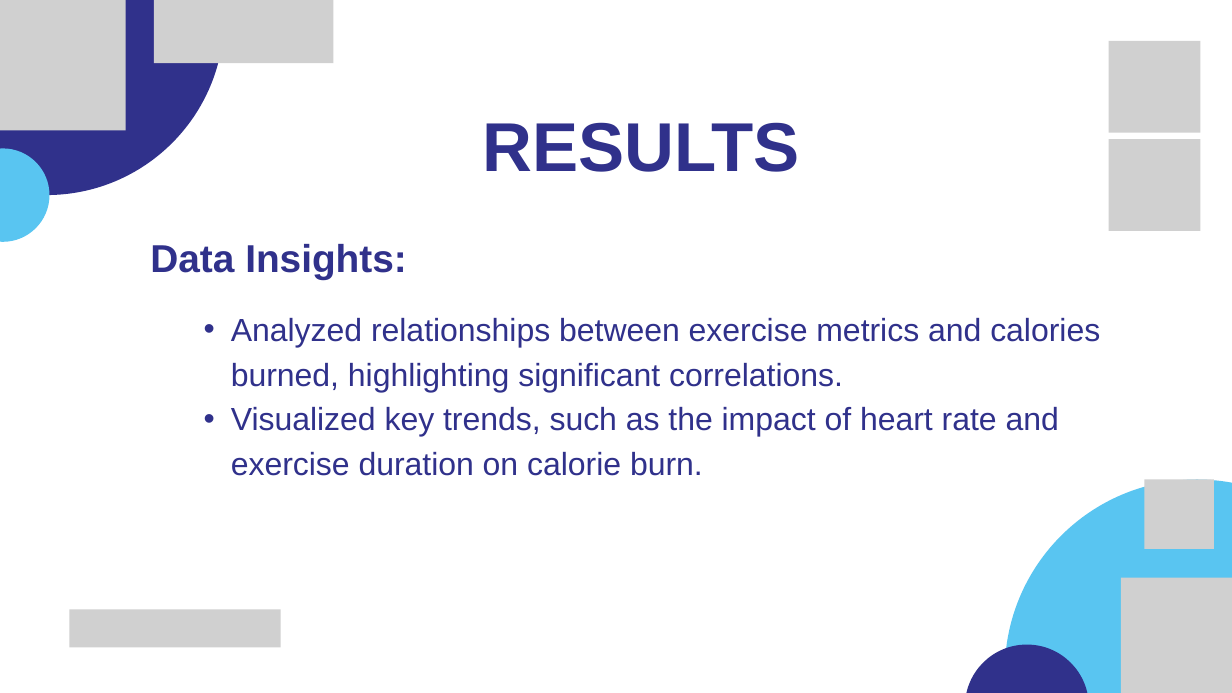
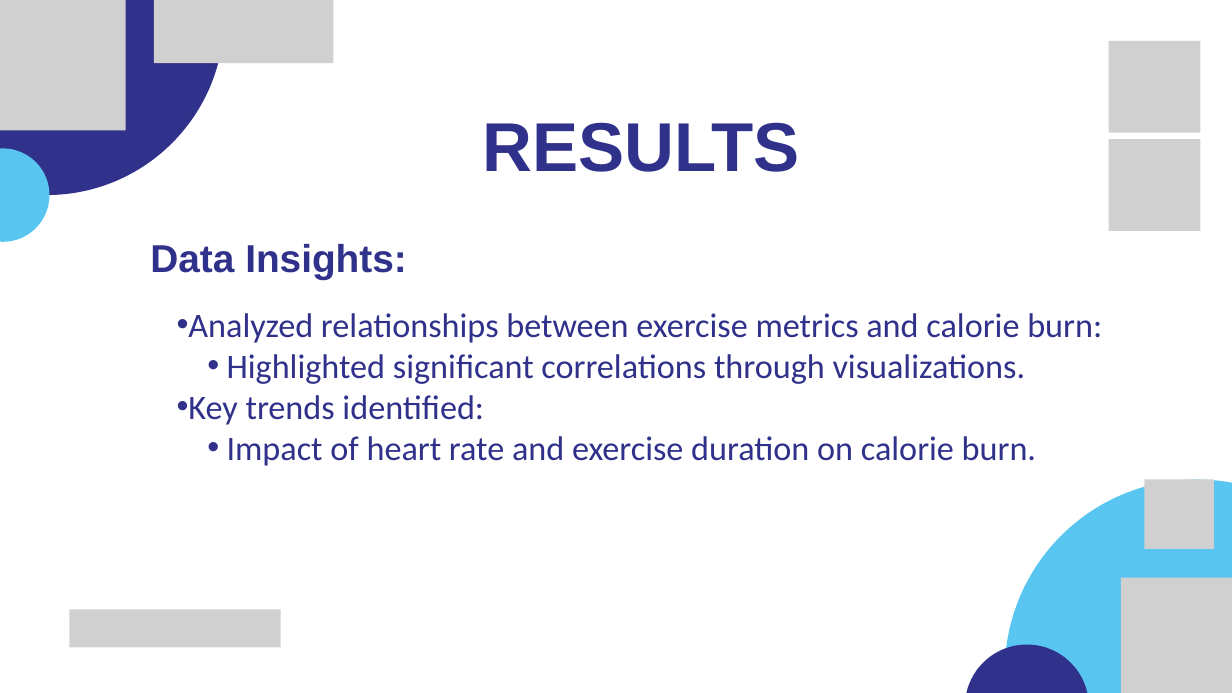
Before and after one commit to Mohamedelmahdy01/BurnMeter, a slide deck: slide 10 of BurnMeter.pptx (slide 11 before the commit). Drawn at 1232x693 pixels with LibreOffice and Linux fonts; fonts in the diff are those of the drawing; grey boxes stand for pictures. Boxes give left, top, right and bottom in pixels: in the first picture for what was removed or moved away, otherwise in the second. Text is boxed around its words. In the diff, an @@ line names an element or a change of style, - is before the commit and + after.

Commit message:
Correct spelling errors

```diff
--- a/BurnMeter.pptx
+++ b/BurnMeter.pptx
@@ text at [188, 313, 1102, 466]: text changed; size 37.3 to 40 pt; font Arial to Calibri @@
-  • Analyzed relationships between exercise metrics and calories burned, highlighting significant correlations.
-  • Visualized key trends, such as the impact of heart rate and exercise duration on calorie burn.
+• Analyzed relationships between exercise metrics and calorie burn:
+  • Highlighted significant correlations through visualizations.
+• Key trends identified:
+  • Impact of heart rate and exercise duration on calorie burn.
```
Also in this commit, not shown: 13 other slides changed, 1 slide removed.
